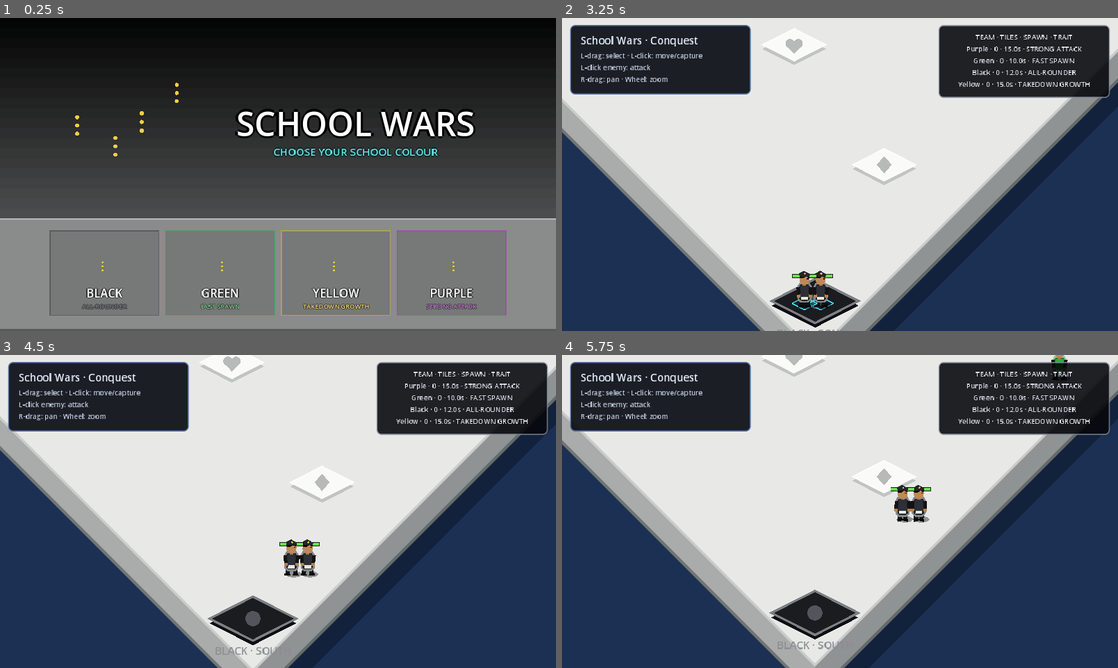
Above: before the commit, frames 1-4 (two rows, left to right).
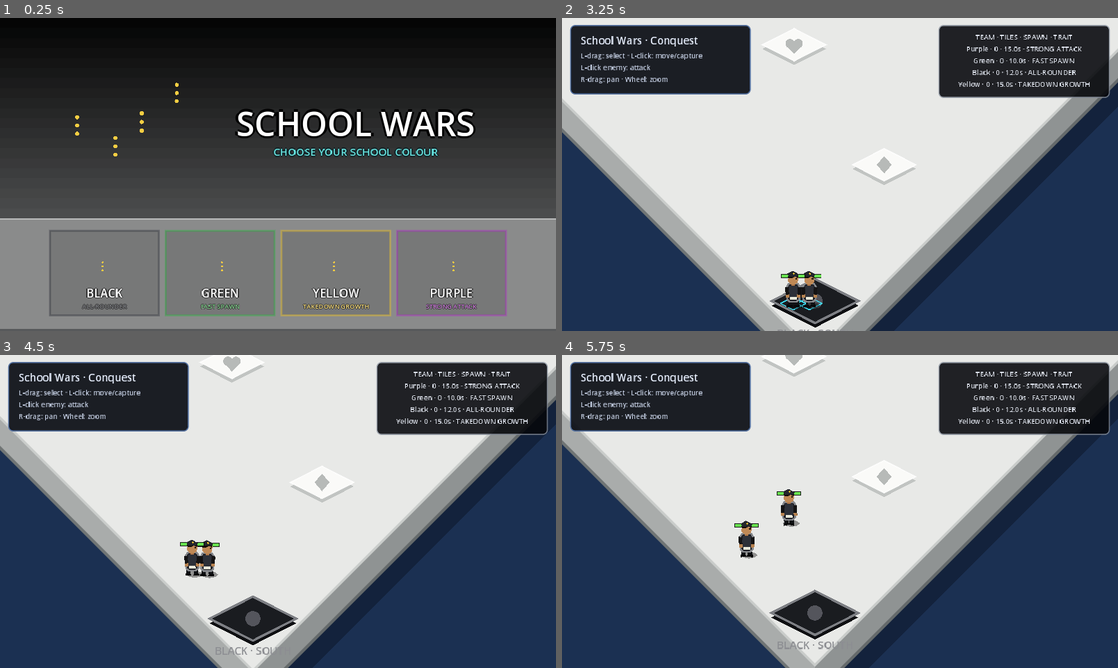
Above: after the commit, the same moments.

Repository: knigfty/school-wars
Game: Godot game, scene res://Scenes/main.tscn
Two runs of this game, one before a commit and one after it. Both use one fixed random seed, a clock stepped at 60 frames per second and the inputs below.
Inputs (mouse positions are in pixels of both pictures, inside the frame that each line leads up to):
- Up to frame 1 (0.25 s): no input
- Up to frame 2 (3.25 s): click (667, 274) at 0.5 s; tap Enter at 1.25 s; move the mouse to (962, 158) at 1.27 s; tap K (camera_pan_down) at 1.35 s; click (962, 158) at 1.42 s; drag from (728, 190) to (906, 27) at 2.02 s; move the mouse to (895, 105) at 2.77 s; tap L (camera_pan_right) at 2.85 s; click (895, 105) at 2.92 s
- Up to frame 3 (4.5 s): drag from (250, 574) to (233, 383) at 3.52 s; move the mouse to (444, 558) at 4.27 s; tap K (camera_pan_down) at 4.35 s; click (444, 558) at 4.42 s
- Up to frame 4 (5.75 s): drag from (673, 464) to (756, 433) at 5.02 s

The runs differ from the first frame. In frame 1, 0.6% of the frame differs, in the area x 8-92%, y 67-96%; in frame 2, 0.6%; in frame 3, 1.1%; in frame 4, 1.3%, in the area x 31-91%, y 0-66%.

Commit message:
animate team menu hover feedback

Diff:
--- a/Scripts/UI/game_menu.gd
+++ b/Scripts/UI/game_menu.gd
@@ -2,6 +2,9 @@
 extends Control
 
 signal team_selected(team: TeamDefinition)
+
+const HOVER_IN_DURATION: float = 0.14
+const HOVER_OUT_DURATION: float = 0.2
 
 @export var black_team: TeamDefinition
 @export var green_team: TeamDefinition
@@ -10,6 +13,8 @@
 
 var _teams: Array[TeamDefinition] = []
 var _team_buttons: Array[Button] = []
+var _hover_amounts: Array[float] = []
+var _hover_tweens: Dictionary = {}
 
 
 func _ready() -> void:
@@ -37,11 +42,11 @@
 		var team: TeamDefinition = _teams[index]
 		if team == null:
 			continue
-		var button: Button = Button.new()
+		var button: TeamSelectionButton = TeamSelectionButton.new()
 		button.name = "%sTeamButton" % team.display_name
 		button.text = ""
 		button.focus_mode = Control.FOCUS_ALL
-		button.tooltip_text = team.trait_description
+		button.set_trait_tooltip(team.trait_name, team.color.lightened(0.22))
 		button.add_theme_stylebox_override("normal", _make_button_style(Color.TRANSPARENT))
 		button.add_theme_stylebox_override(
 			"hover",
@@ -56,10 +61,11 @@
 			_make_button_style(Color(team.color, 0.24), team.color.lightened(0.45))
 		)
 		button.pressed.connect(_on_team_button_pressed.bind(team))
-		button.mouse_entered.connect(queue_redraw)
-		button.mouse_exited.connect(queue_redraw)
+		button.mouse_entered.connect(_set_card_hovered.bind(index, true))
+		button.mouse_exited.connect(_set_card_hovered.bind(index, false))
 		add_child(button)
 		_team_buttons.append(button)
+		_hover_amounts.append(0.0)
 
 
 func _layout_team_buttons() -> void:
@@ -114,11 +120,36 @@
 func _draw_team_card(card_rect: Rect2, team: TeamDefinition, pose: int) -> void:
 	if team == null:
 		return
-	var button: Button = _team_buttons[pose] if pose < _team_buttons.size() else null
-	var hovered: bool = button != null and button.is_hovered()
-	var card_color: Color = Color(0.08, 0.085, 0.09, 0.16 if not hovered else 0.3)
+	var hover_amount: float = _hover_amounts[pose] if pose < _hover_amounts.size() else 0.0
+	if hover_amount > 0.0:
+		draw_rect(
+			card_rect.grow(7.0),
+			Color(team.color, 0.07 * hover_amount),
+			false,
+			6.0,
+			true
+		)
+		draw_rect(
+			card_rect.grow(2.0),
+			Color(team.color, 0.18 * hover_amount),
+			false,
+			4.0,
+			true
+		)
+	var card_color: Color = Color(
+		0.08,
+		0.085,
+		0.09,
+		lerpf(0.16, 0.3, hover_amount)
+	)
 	draw_rect(card_rect, card_color, true)
-	draw_rect(card_rect, Color(team.color, 0.45 if not hovered else 0.9), false, 2.0)
+	draw_rect(
+		card_rect,
+		Color(team.color, lerpf(0.45, 0.9, hover_amount)),
+		false,
+		lerpf(2.0, 3.0, hover_amount),
+		true
+	)
 	_draw_student(
 		Vector2(card_rect.get_center().x, card_rect.position.y + card_rect.size.y * 0.42),
 		team,
@@ -134,7 +165,7 @@
 		2.0
 	)
 	_draw_centered_text(
-		team.trait_name,
+		team.trait_name.to_upper(),
 		Vector2(card_rect.get_center().x, card_rect.end.y - 15.0),
 		11,
 		team.color.lightened(0.38),
@@ -272,5 +303,34 @@
 	return style
 
 
+func _set_card_hovered(index: int, hovered: bool) -> void:
+	if index < 0 or index >= _hover_amounts.size():
+		return
+	if _hover_tweens.has(index):
+		var active_tween: Tween = _hover_tweens[index] as Tween
+		if active_tween != null and active_tween.is_valid():
+			active_tween.kill()
+
+	var target_amount: float = 1.0 if hovered else 0.0
+	var duration: float = HOVER_IN_DURATION if hovered else HOVER_OUT_DURATION
+	var tween: Tween = create_tween()
+	tween.set_trans(Tween.TRANS_QUAD)
+	tween.set_ease(Tween.EASE_OUT)
+	tween.tween_method(
+		_set_hover_amount.bind(index),
+		_hover_amounts[index],
+		target_amount,
+		duration
+	)
+	_hover_tweens[index] = tween
+
+
+func _set_hover_amount(amount: float, index: int) -> void:
+	if index < 0 or index >= _hover_amounts.size():
+		return
+	_hover_amounts[index] = amount
+	queue_redraw()
+
+
 func _on_team_button_pressed(team: TeamDefinition) -> void:
 	team_selected.emit(team)
